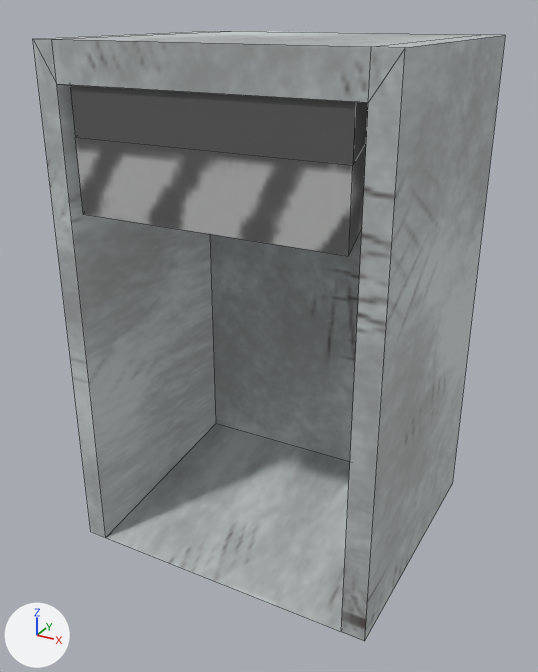
Before and after pictures for a commit that changed the FBX model GonFiles/Assets/Art/Animation/Door/GON-door-idleOPEN.fbx.
Camera for both pictures: a 50 mm camera at (0.0192, -0.0334, 0.0255) aimed at (-0.0003, 0.002, 0.0078). Arrows for +X, +Y and +Z are at lower left; the lights stay in place. Mesh edges are drawn as thin lines. Where no turn or scale is listed for an object, it has been applied to the vertices.

The first picture shows 'door', 'door_frame'.
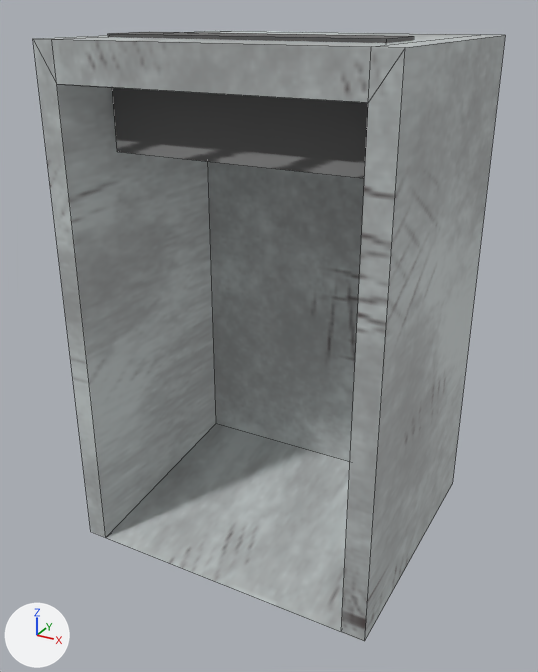
The newer file is also rescaled (x50.0) as a whole; pictures and numbers use the older file's frame.

Edits to the bpy script that builds the scene:
```text
Change me_mesh_001:
    used by ob_door; location = (0.0, -0.00313, 0.01757)
    verts and faces of me_mesh_001; kept vertices keep their numbers, new ones are numbered from 12
    before: 0 (-0.00741, -0.00172, -0.00172) at pixel (83, 214), 1 (0.00741, -0.00172, -0.00172) at pixel (348, 256), 2 (-0.00741, -0.00172, 0.005), 3 (0.00741, -0.00172, 0.005), 4 (-0.00741, 0.00172, 0.005)
    before: 5 (0.00741, 0.00172, 0.005), 6 (-0.00741, 0.00172, 0.00041), 7 (0.00741, 0.00172, 0.00041), 8 (-0.00741, -0.00172, 0.00214) at pixel (75, 137), 9 (-0.00741, 0.00172, 0.00397)
    before: 10 (0.00741, 0.00172, 0.00397), 11 (0.00741, -0.00172, 0.00214) at pixel (352, 165)
    remove me_mesh_001.from_pydata(...)  # 12 vertices, 10 faces; spans x -0.00741..0.00741, y -0.00172..0.00172, z -0.00172..0.005
    add me_mesh_001.from_pydata(...)  # 8 vertices, 6 faces; spans x -0.00741..0.00741, y 0.00135..0.00478, z 0.00097..0.00684
    me_mesh_001 part 1
    add delete_vertices([*range(0, 12)])  # with the faces that use them
    add verts[12] = (-0.00741, 0.00135, 0.00097)  # pixel (117, 151)
    add verts[13] = (-0.00741, 0.00135, 0.00684)  # pixel (107, 33)
    add verts[14] = (-0.00741, 0.00478, 0.00684)  # pixel (149, 31)
    add verts[15] = (-0.00741, 0.00478, 0.00144)
    add for new, old in zip([*range(16, 20)], [*range(12, 16)]): verts[new] = verts[old] + (0.01482, 0.0, 0.0)
    add faces += [(12, 16, 17, 13), (13, 17, 18, 14), (14, 18, 19, 15), (12, 15, 19, 16), (16, 19, 18, 17), (12, 13, 14, 15)]
```

What differs and where, as boxes (x1, y1, x2, y2) in the pictures (538 x 672 px):
'door', reshaped (15% shorter): before (70, 85, 368, 256); after (108, 32, 414, 178)
